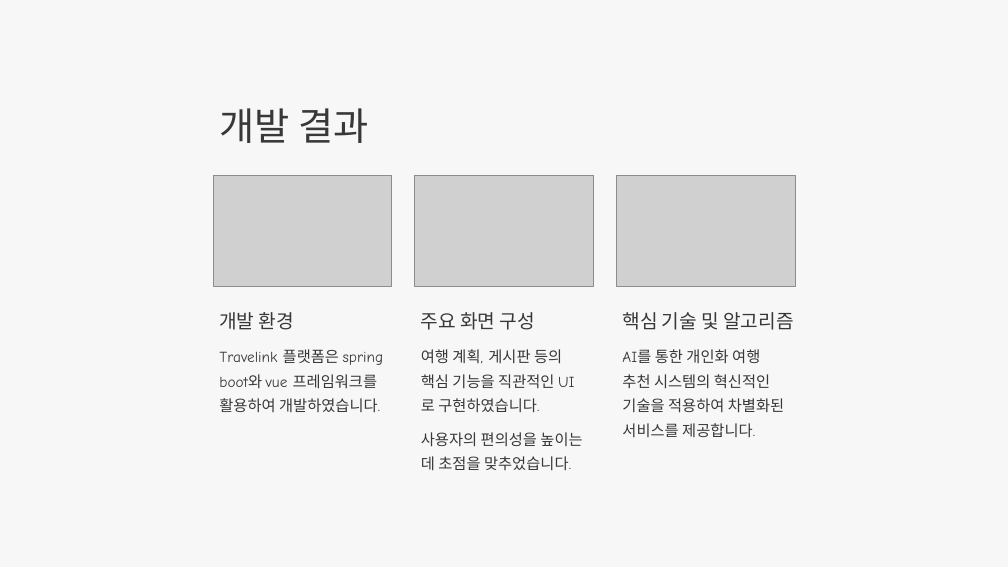
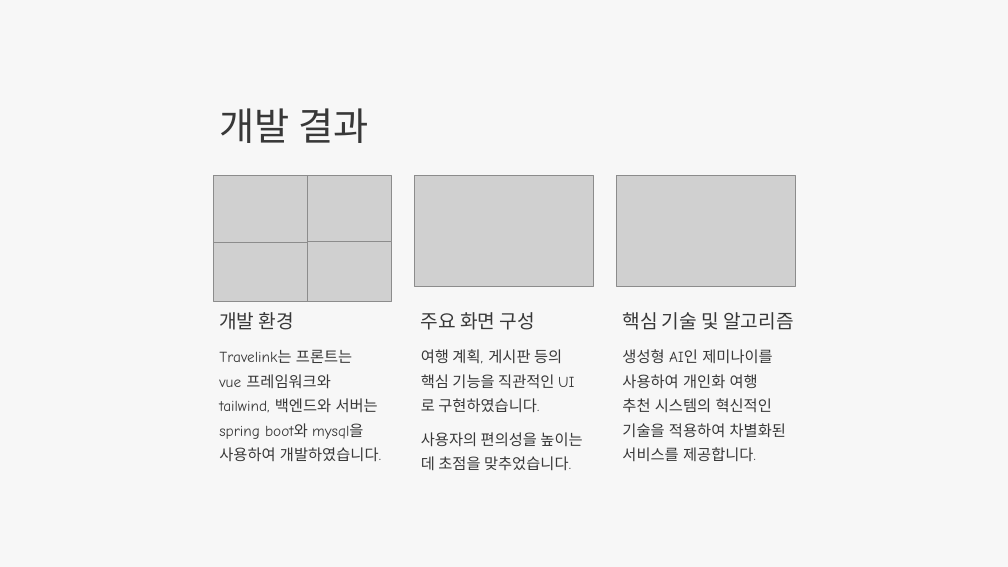
Before and after one commit to TL-travelink/travelink, a slide deck: slide 6 of docs/발표.pptx. Drawn at 1008x567 pixels with LibreOffice and Linux fonts; fonts in the diff are those of the drawing; grey boxes stand for pictures. Boxes give left, top, right and bottom in pixels: in the first picture for what was removed or moved away, otherwise in the second. Text is boxed around its words. In the diff, an @@ line names an element or a change of style, - is before the commit and + after.

Commit message:
feat: ppt

```diff
--- a/docs/발표.pptx
+++ b/docs/발표.pptx
@@ picture removed at box(213, 176, 392, 286) @@
@@ picture added at box(213, 176, 307, 243) @@
@@ picture added at box(307, 176, 391, 241) @@
@@ picture added at box(213, 242, 307, 301) @@
@@ picture added at box(307, 241, 391, 302) @@
@@ text at box(219, 349, 381, 461): text changed @@
-Travelink 플랫폼은 spring boot와 vue 프레임워크를 활용하여 개발하였습니다.
+Travelink는 프론트는
+vue 프레임워크와 tailwind, 백엔드와 서버는 spring boot와 mysql을 사용하여 개발하였습니다.
@@ text at box(622, 349, 786, 461): text changed @@
-AI를 통한 개인화 여행 추천 시스템의 혁신적인 기술을 적용하여 차별화된 서비스를 제공합니다.
+생성형 AI인 제미나이를 사용하여 개인화 여행 추천 시스템의 혁신적인 기술을 적용하여 차별화된 서비스를 제공합니다.
```
Also in this commit, not shown: 3 other slides changed.
